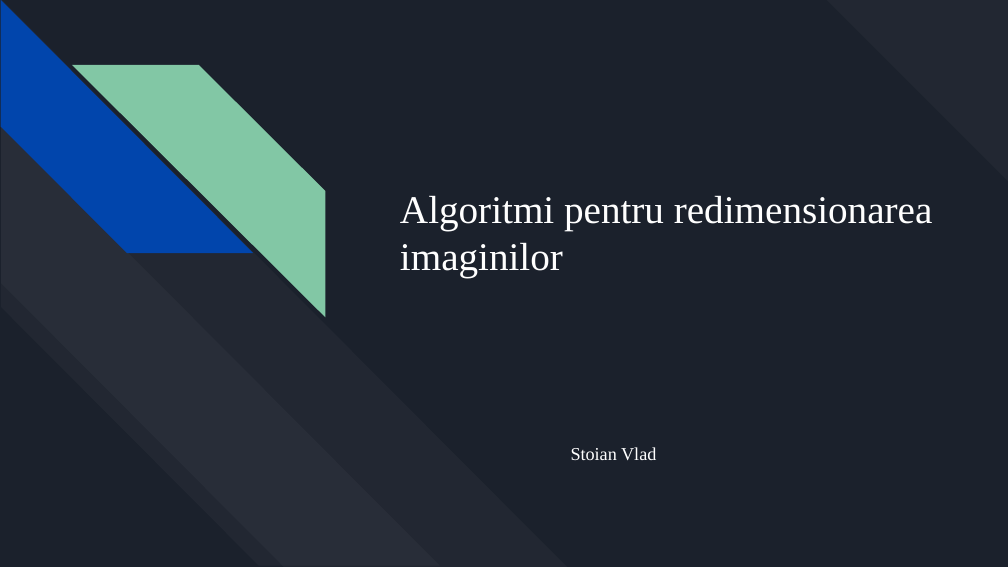
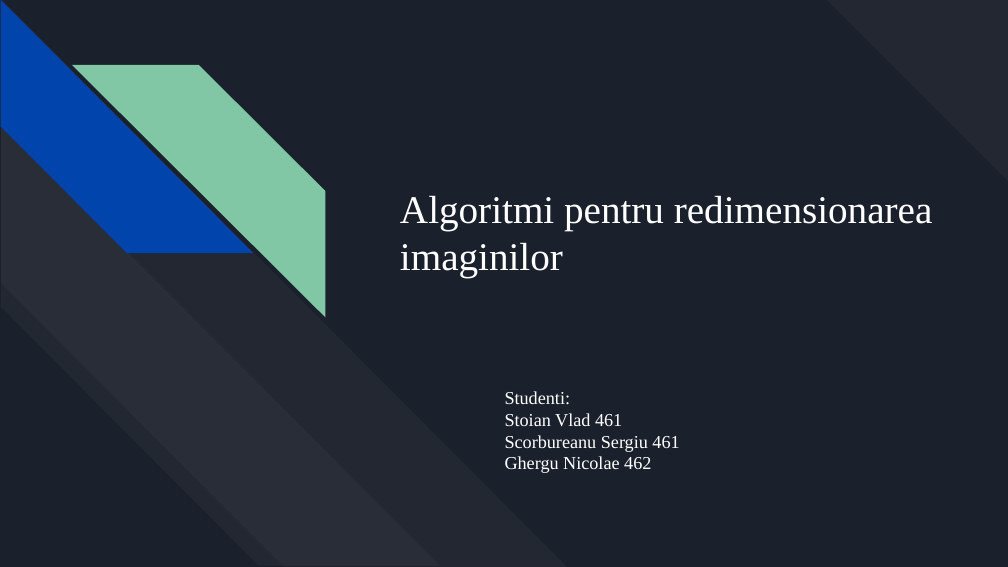
Before and after one commit to SergiuScorbureanu/Procesarea_Semnalelor_labs, a slide deck: slide 1 of Proiect_redimensionare_imagini/Algoritmi pentru redimensionarea imaginilor.pptx. Drawn at 1008x567 pixels with LibreOffice and Linux fonts; fonts in the diff are those of the drawing. Boxes give left, top, right and bottom in pixels: in the first picture for what was removed or moved away, otherwise in the second. Text is boxed around its words. In the diff, an @@ line names an element or a change of style, - is before the commit and + after.

Commit message:
Redimensionare Imagini final

```diff
--- a/Proiect_redimensionare_imagini/Algoritmi pentru redimensionarea imaginilor.pptx
+++ b/Proiect_redimensionare_imagini/Algoritmi pentru redimensionarea imaginilor.pptx
@@ subtitle at bbox=[505, 391, 679, 473]: text changed @@
-Stoian Vlad
+Studenti:
+Stoian Vlad 461
+Scorbureanu Sergiu 461
+Ghergu Nicolae 462
```
Also in this commit, not shown: 2 other files.
